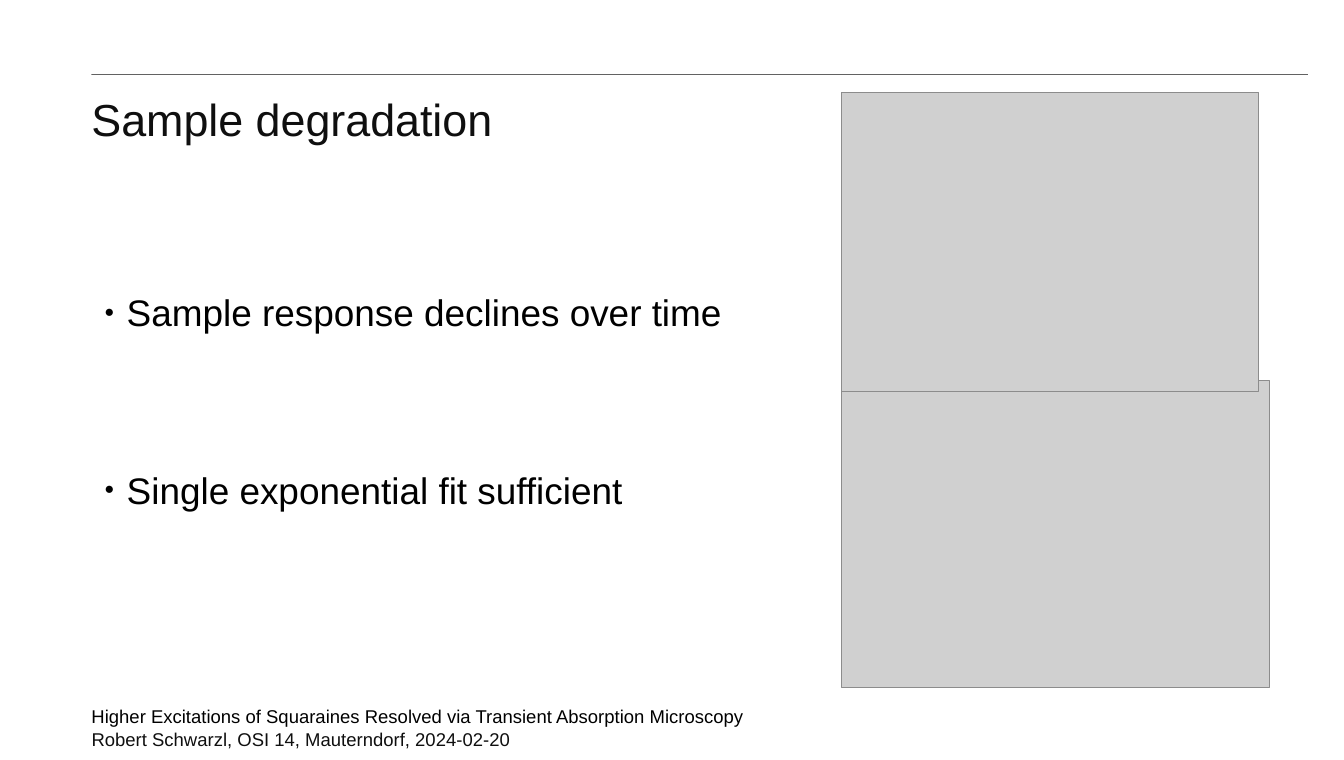
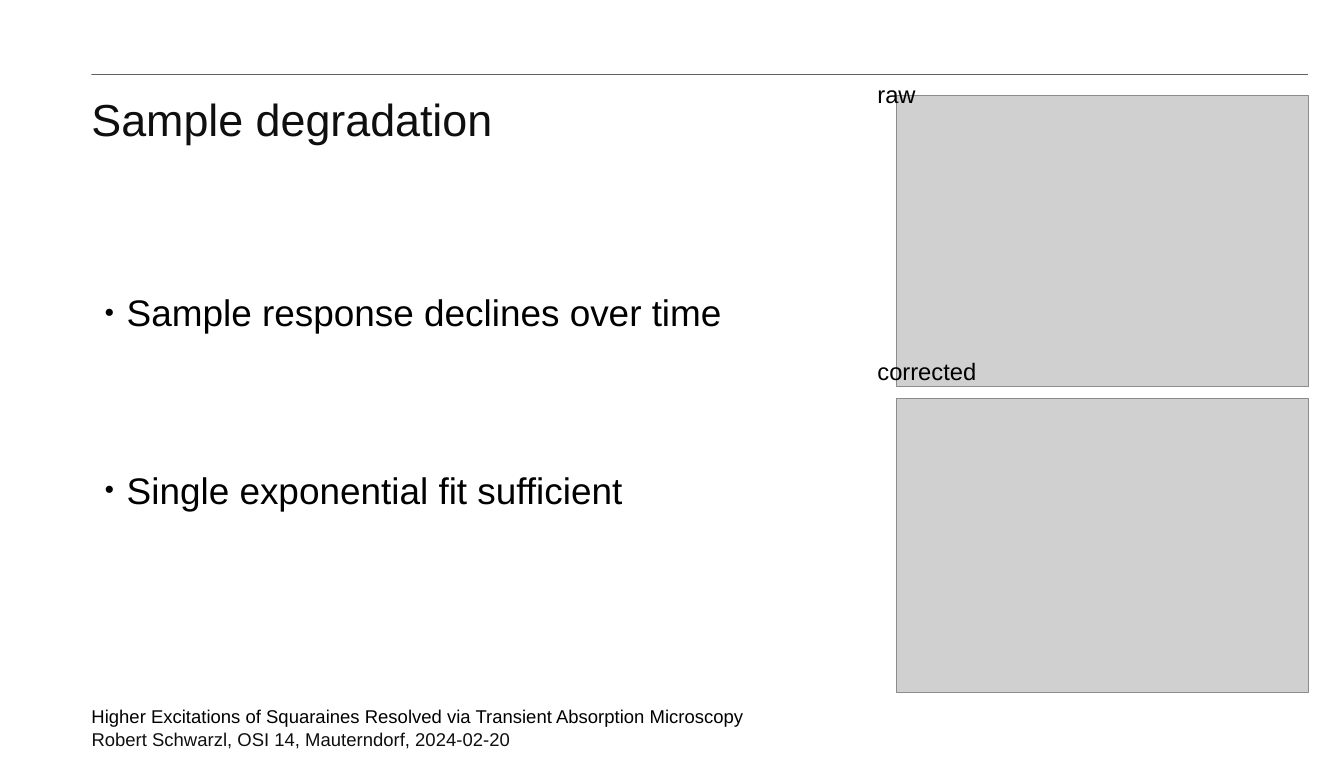
Before and after one commit to MJeindl/MasterProjectAlt, a slide deck: slide 16 of PresentationJeindlSeminar.pptx (slide 14 before the commit). Drawn at 1344x760 pixels with LibreOffice and Linux fonts; fonts in the diff are those of the drawing; grey boxes stand for pictures; background and template pictures are left out. Boxes give left, top, right and bottom in pixels: in the first picture for what was removed or moved away, otherwise in the second. Text is boxed around its words. In the diff, an @@ line names an element or a change of style, - is before the commit and + after.

```diff
--- a/PresentationJeindlSeminar.pptx
+++ b/PresentationJeindlSeminar.pptx
@@ text added at (x1=877, y1=90, x2=915, y2=109), 18 pt, text #000000 @@
+raw
@@ picture resized from (x1=842, y1=92, x2=1259, y2=391) to (x1=897, y1=96, x2=1308, y2=387) @@
@@ text added at (x1=877, y1=361, x2=976, y2=386), 18 pt, text #000000 @@
+corrected
@@ picture resized from (x1=842, y1=380, x2=1269, y2=687) to (x1=897, y1=399, x2=1308, y2=692) @@
```
Also in this commit, not shown: 10 other slides changed, 2 slides added, 1 other file.
